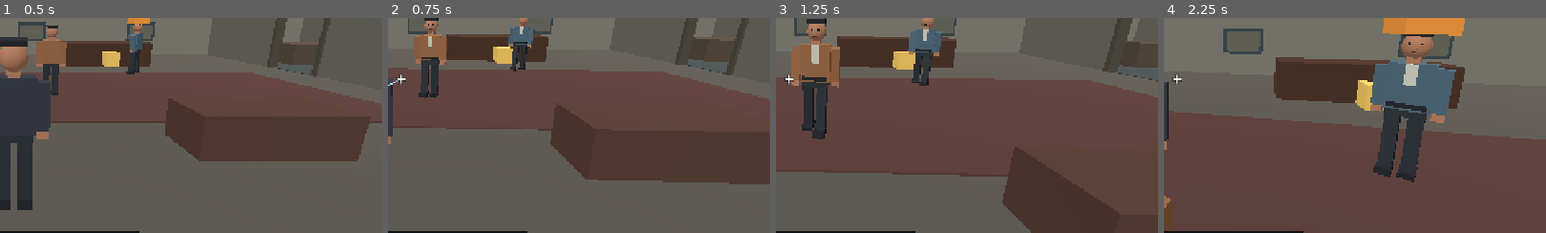
Above: before the commit, frames 1-4 (left to right).
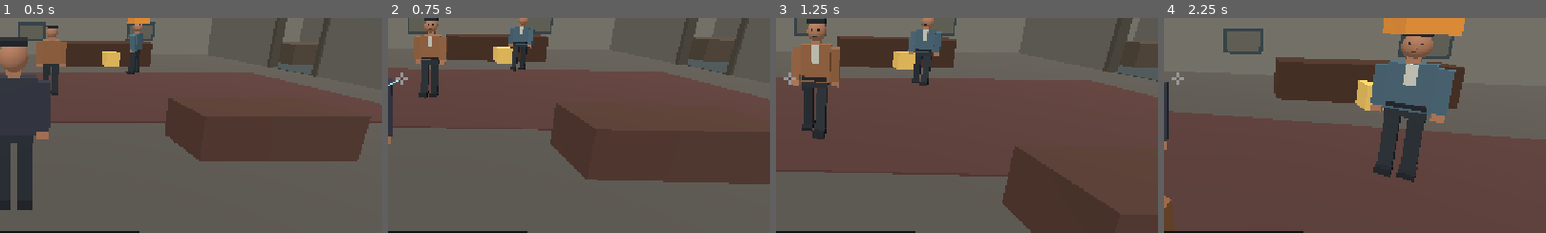
Above: after the commit, the same moments.

Repository: CoolgamerProXD/Stealty-Assasin-redesigned-computing-machine-Beta
Game: Godot game, scene res://scenes/hotel.tscn
Same seed, same stepped clock (60 frames per second), same inputs: the game is played once before the commit and once after it. This scene is started directly instead of the project's main scene.
Inputs (mouse positions are % of the whole screen's width and height, from its top left):
- Up to frame 1 (0.5 s): no input
- Up to frame 2 (0.75 s): move the mouse to (49, 52) at 0.52 s; hold W (move_forward) from 0.53 s (still down); hold Right mouse button (aim) from 0.53 s (still down); click (49, 52) at 0.67 s
- Up to frame 3 (1.25 s): keep holding W (move_forward); keep holding Right mouse button (aim); tap C (crouch) at 0.8 s
- Up to frame 4 (2.25 s): keep holding W (move_forward); move the mouse to (57, 51) at 1.27 s; release Right mouse button (aim) at 1.28 s; tap C (crouch) at 1.35 s; right-click (57, 51) at 1.55 s; move the mouse to (42, 49) at 2.02 s; hold Right mouse button (aim) from 2.03 s (still down)
The pictures show only the part of the screen within x 48-98%, y 36-86%; the shares and areas given below are measured in that part.

Frame 1 is identical in both runs. In frame 2, less than 0.1% of the frame differs, in the area x 2-6%, y 25-32%; in frame 3, less than 0.1%; in frame 4, less than 0.1%.

Commit message:
Draw a pixel-centered geometric aiming reticle
Co-authored-by: arena-agent <297053741+arena-agent@users.noreply.github.com>

Diff:
--- /dev/null
+++ b/scripts/ui/aim_reticle.gd
@@ -0,0 +1,7 @@
+extends Control
+## Draw around the exact viewport-ray origin rather than font baseline metrics.
+func _draw() -> void:
+ var center := size * 0.5
+ for segment: Array in [[Vector2(-10, 0), Vector2(-3, 0)], [Vector2(3, 0), Vector2(10, 0)], [Vector2(0, -10), Vector2(0, -3)], [Vector2(0, 3), Vector2(0, 10)]]:
+  draw_line(center + segment[0], center + segment[1], Color(0, 0, 0, 0.9), 4.0, true)
+  draw_line(center + segment[0], center + segment[1], Color(1, 1, 1), 1.5, true)
--- a/scripts/world/hotel.gd
+++ b/scripts/world/hotel.gd
@@ -9,7 +9,7 @@
 var hud: Label
 var prompt: Label
 var equipment_hud: Label
-var crosshair: Label
+var crosshair: Control
 var shot_audio: AudioStreamPlayer
 var last_shot_start: Vector3
 var last_shot_end: Vector3
@@ -265,19 +265,13 @@
  bottom.mouse_filter = Control.MOUSE_FILTER_IGNORE
  bottom.add_theme_stylebox_override("panel", style.duplicate())
  overlay.add_child(bottom)
- crosshair = Label.new()
- crosshair.text = "+"
- crosshair.horizontal_alignment = HORIZONTAL_ALIGNMENT_CENTER
- crosshair.vertical_alignment = VERTICAL_ALIGNMENT_CENTER
- crosshair.add_theme_font_size_override("font_size", 32)
- crosshair.add_theme_color_override("font_outline_color", Color.BLACK)
- crosshair.add_theme_constant_override("outline_size", 4)
+ crosshair = preload("res://scripts/ui/aim_reticle.gd").new()
  crosshair.mouse_filter = Control.MOUSE_FILTER_IGNORE
  crosshair.set_anchors_preset(Control.PRESET_CENTER)
  crosshair.offset_left = -20
  crosshair.offset_right = 20
- crosshair.offset_top = -24
- crosshair.offset_bottom = 24
+ crosshair.offset_top = -20
+ crosshair.offset_bottom = 20
  crosshair.visible = false
  overlay.add_child(crosshair)
  instinct_label = Label.new()
--- a/tests/camera_display_test.gd
+++ b/tests/camera_display_test.gd
@@ -82,7 +82,7 @@
  player.camera.look_at(target.global_position + Vector3.UP, Vector3.UP)
  await physics_frame
  check(player.aiming and world.get("crosshair").is_visible_in_tree(), "right mouse input shows aiming crosshair on virtual display")
- var reticle: Label = world.get("crosshair")
+ var reticle: Control = world.get("crosshair")
  var view_center := player.camera.get_viewport().get_visible_rect().size * 0.5
  print("CAMERA_DIAG: rect=", reticle.get_global_rect(), " parent_size=", reticle.get_parent().size, " viewport=", view_center, " anchors=", reticle.anchor_left, ",", reticle.anchor_top)
  check(reticle.get_global_rect().get_center().distance_to(view_center) < 1.0, "displayed crosshair is at the viewport center")
